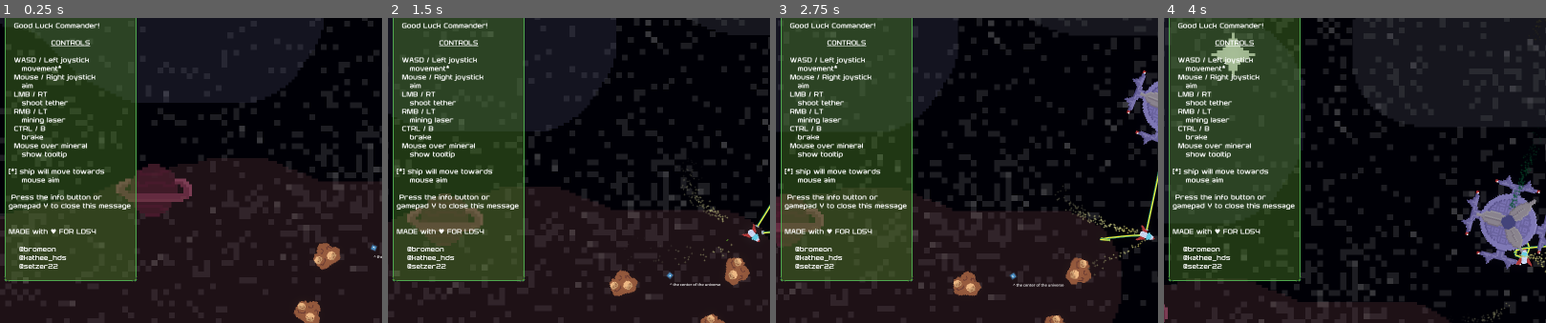
Above: before the commit, frames 1-4 (left to right).
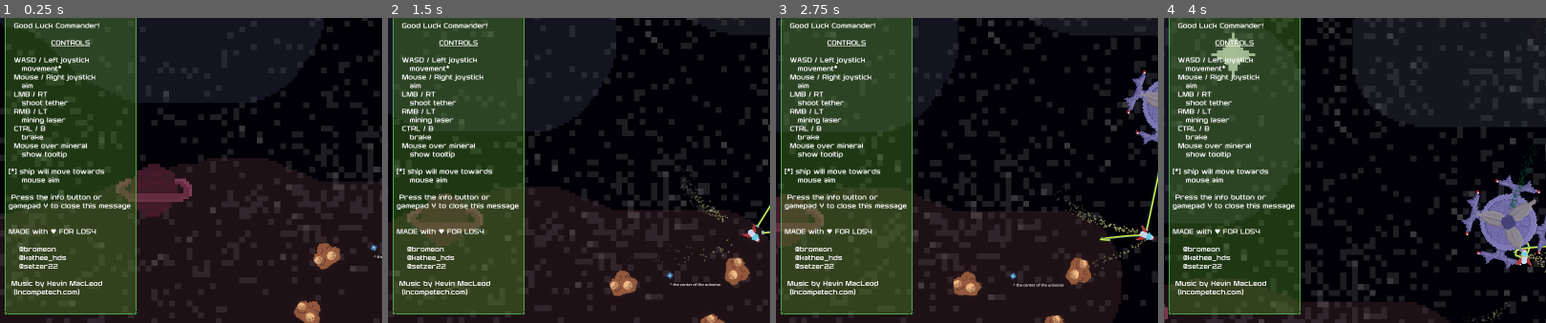
Above: after the commit, the same moments.

Repository: Bromeon/LudumDare54
Game: Godot game, scene res://Scenes/Main/Main.tscn
Same seed, same stepped clock (60 frames per second), same inputs: the game is played once before the commit and once after it. The engine's default icon, where the game draws it, is replaced by a stand-in: a white triangle on a blue panel in a dark square.
Inputs (mouse positions are % of the whole screen's width and height, from its top left):
- Up to frame 1 (0.25 s): no input
- Up to frame 2 (1.5 s): move the mouse to (72, 45) at 0.52 s; hold D (Right) 0.53-1.28 s; hold Right mouse button (ShootLaser) 0.53-1.28 s; click (72, 45) at 0.67 s; move the mouse to (30, 55) at 1.27 s; hold Ctrl (Brake) from 1.28 s (still down); tap Space (ShootTether) at 1.35 s
- Up to frame 3 (2.75 s): move the mouse to (60, 28) at 2.02 s; release Ctrl (Brake) at 2.03 s; hold D (Right) from 2.03 s (still down); hold Right mouse button (ShootLaser) from 2.03 s (still down)
- Up to frame 4 (4 s): move the mouse to (45, 70) at 2.77 s; release D (Right) at 2.78 s; release Right mouse button (ShootLaser) at 2.78 s; hold W (Up) 2.78-3.53 s; tap Space (ShootTether) at 2.85 s; click (45, 70) at 2.92 s; move the mouse to (80, 65) at 3.52 s; hold A (Left) from 3.53 s (still down); hold Right mouse button (ShootLaser) from 3.53 s (still down)
The pictures show only the part of the screen within x 0-50%, y 14-64%; the shares and areas given below are measured in that part.

The runs differ from the first frame. In frame 1, 3.9% of the frame differs, in the area x 1-36%, y 84-98%; in frame 2, 3.9%; in frame 3, 3.9%; in frame 4, 3.9%.

Commit message:
Music credits where music credits are due

Diff:
--- /dev/null
+++ b/Scenes/GameUI/Credits.gd
@@ -0,0 +1,4 @@
+extends NinePatchRect
+
+func _ready():
+	self.visible = false
--- a/Scenes/GameUI/GameUI.tscn
+++ b/Scenes/GameUI/GameUI.tscn
@@ -13,6 +13,7 @@
 [ext_resource type="Script" path="res://Scenes/GameUI/ToolBar.gd" id="10_5ql54"]
 [ext_resource type="Script" path="res://Scenes/GameUI/VictoryPanel.gd" id="11_x1wij"]
 [ext_resource type="Script" path="res://Scenes/GameUI/IconTooltip.gd" id="12_qewlj"]
+[ext_resource type="Script" path="res://Scenes/GameUI/Credits.gd" id="12_xiluy"]
 
 [sub_resource type="Gradient" id="Gradient_e2coj"]
 interpolation_mode = 1
@@ -228,7 +229,7 @@
 offset_left = 8.0
 offset_top = 64.0
 offset_right = 288.0
-offset_bottom = 730.0
+offset_bottom = 800.0
 texture = ExtResource("1_v8fmv")
 patch_margin_left = 12
 patch_margin_top = 12
@@ -285,7 +286,10 @@
 
     @bromeon
     @kathee_hds
-    @setzer22"
+    @setzer22
+
+ Music by Kevin MacLeod
+  (Incompetech.com)"
 scroll_active = false
 
 [node name="VictoryPanel" type="NinePatchRect" parent="."]
@@ -345,6 +349,83 @@
                                                      @bromeon
                                                    @kathee_hds
                                                      @setzer22
+
+  Music credits
+
+BGM:
+\"Envision\" Kevin MacLeod (incompetech.com)
+Licensed under Creative Commons: By Attribution 4.0 License
+http://creativecommons.org/licenses/by/4.0/
+
+Victory:
+\"Neon Laser Horizon\" Kevin MacLeod (incompetech.com)
+Licensed under Creative Commons: By Attribution 4.0 License
+http://creativecommons.org/licenses/by/4.0/
+
+SFX:
+Sound Effect from Pixabay:
+flash-laser-gun-84914 - Tether sling
+laser-weld-103309 - Laser mining
+laser_gun_sound-40813 - Asteroid explosion
+
+"
+scroll_active = false
+
+[node name="Credits" type="NinePatchRect" parent="."]
+texture_filter = 1
+layout_mode = 1
+anchors_preset = 3
+anchor_left = 1.0
+anchor_top = 1.0
+anchor_right = 1.0
+anchor_bottom = 1.0
+offset_left = -399.0
+offset_top = -393.0
+offset_right = -2.0
+grow_horizontal = 0
+grow_vertical = 0
+texture = ExtResource("1_v8fmv")
+patch_margin_left = 12
+patch_margin_top = 12
+patch_margin_right = 12
+patch_margin_bottom = 12
+script = ExtResource("12_xiluy")
+
+[node name="MarginContainer" type="MarginContainer" parent="Credits"]
+layout_mode = 1
+anchors_preset = 15
+anchor_right = 1.0
+anchor_bottom = 1.0
+grow_horizontal = 2
+grow_vertical = 2
+theme_override_constants/margin_left = 10
+theme_override_constants/margin_top = 10
+theme_override_constants/margin_right = 10
+theme_override_constants/margin_bottom = 10
+
+[node name="RichTextLabel" type="RichTextLabel" parent="Credits/MarginContainer"]
+layout_mode = 2
+theme_override_colors/default_color = Color(1, 1, 1, 1)
+theme_override_fonts/normal_font = ExtResource("5_5sxrv")
+theme_override_font_sizes/normal_font_size = 14
+bbcode_enabled = true
+text = "Music credits:
+
+BGM:
+\"Envision\" Kevin MacLeod (incompetech.com)
+Licensed under Creative Commons: By Attribution 4.0 License
+http://creativecommons.org/licenses/by/4.0/
+
+Victory:
+\"Neon Laser Horizon\" Kevin MacLeod (incompetech.com)
+Licensed under Creative Commons: By Attribution 4.0 License
+http://creativecommons.org/licenses/by/4.0/
+
+SFX:
+Sound Effect from Pixabay:
+flash-laser-gun-84914 - Tether sling
+laser-weld-103309 - Laser mining
+laser_gun_sound-40813 - Asteroid explosion
 "
 scroll_active = false
 
--- a/Scenes/GameUI/VictoryPanel.gd
+++ b/Scenes/GameUI/VictoryPanel.gd
@@ -6,5 +6,6 @@
 
 func on_quest_complete():
 	$"../VictoryParticles".emitting = true
+	$"../Credits".visible = true
 	self.visible = true
 	MusicManager.play_victory_music()
Not shown: 1 places in Scenes/GameUI/GameUI.tscn that only renumber resources
